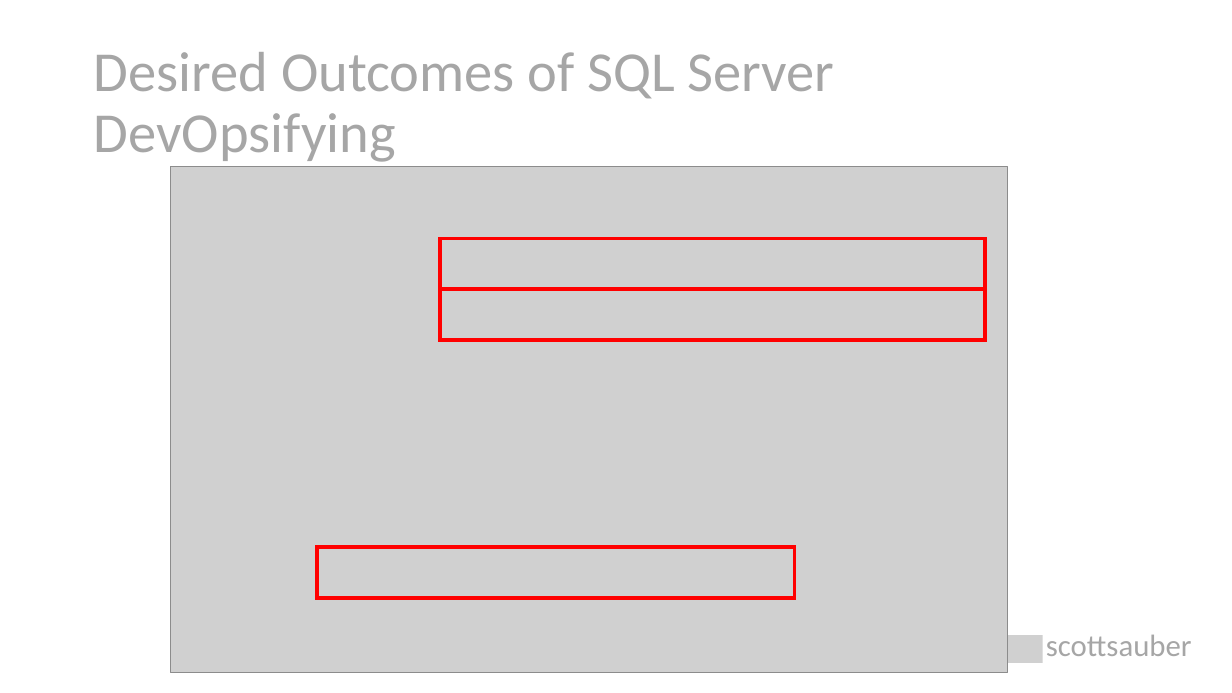
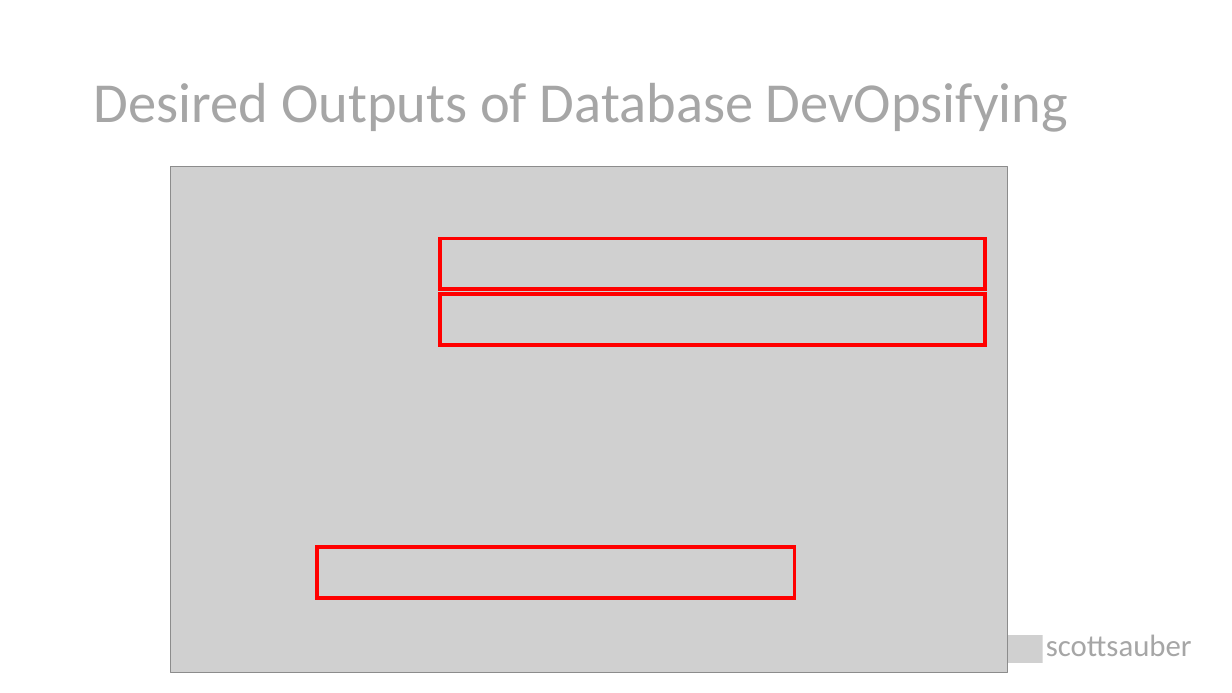
Before and after one commit to scottsauber/talks, a slide deck: slide 14 of 2022-05-12-NDCLondon-DatabaseDevOps/database-devops.pptx. Drawn at 1232x693 pixels with LibreOffice and Linux fonts; fonts in the diff are those of the drawing; grey boxes stand for pictures. Boxes give left, top, right and bottom in pixels: in the first picture for what was removed or moved away, otherwise in the second. Text is boxed around its words. In the diff, an @@ line names an element or a change of style, - is before the commit and + after.

```diff
--- a/2022-05-12-NDCLondon-DatabaseDevOps/database-devops.pptx
+++ b/2022-05-12-NDCLondon-DatabaseDevOps/database-devops.pptx
@@ title at (x1=94, y1=83, x2=1068, y2=132): text changed @@
-Desired Outcomes of SQL Server DevOpsifying
+Desired Outputs of Database DevOpsifying
@@ rectangle moved from (x1=440, y1=289, x2=985, y2=340) to (x1=440, y1=294, x2=985, y2=345) @@
```
Also in this commit, not shown: 8 other slides changed, 2 slides removed.
